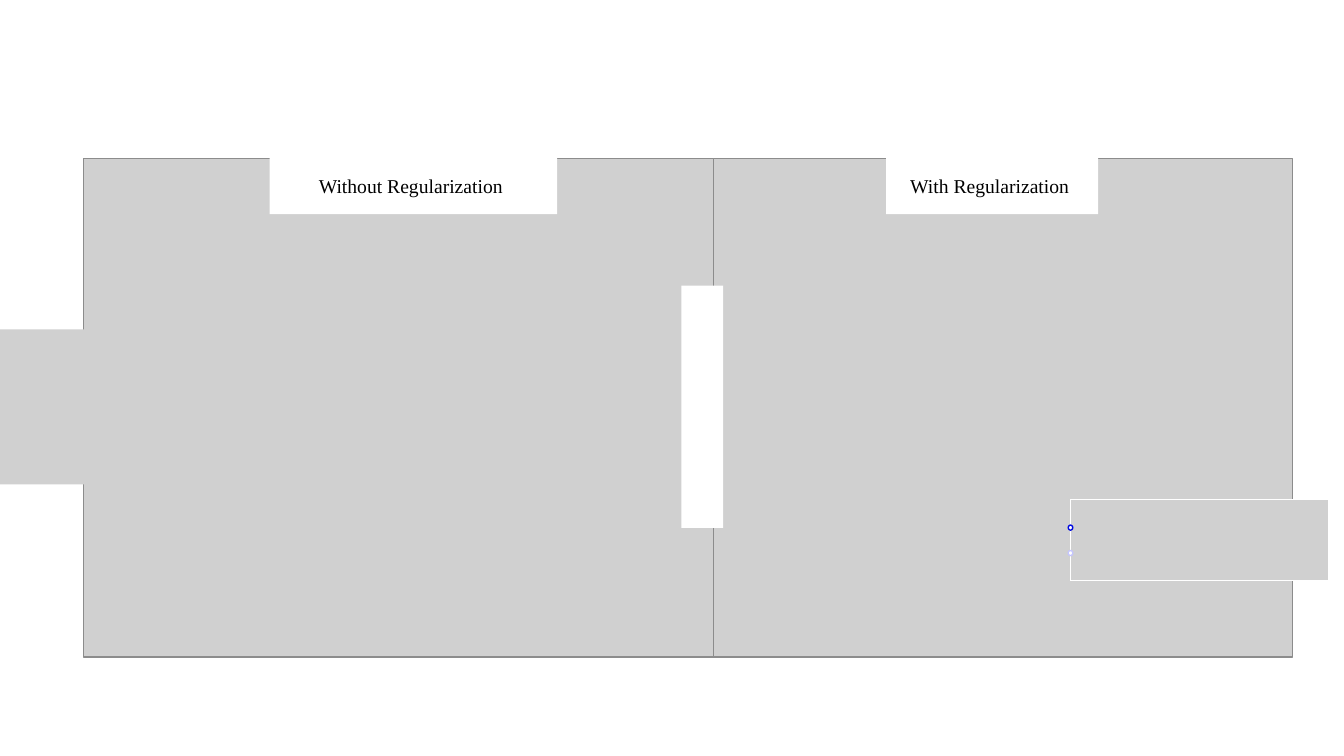
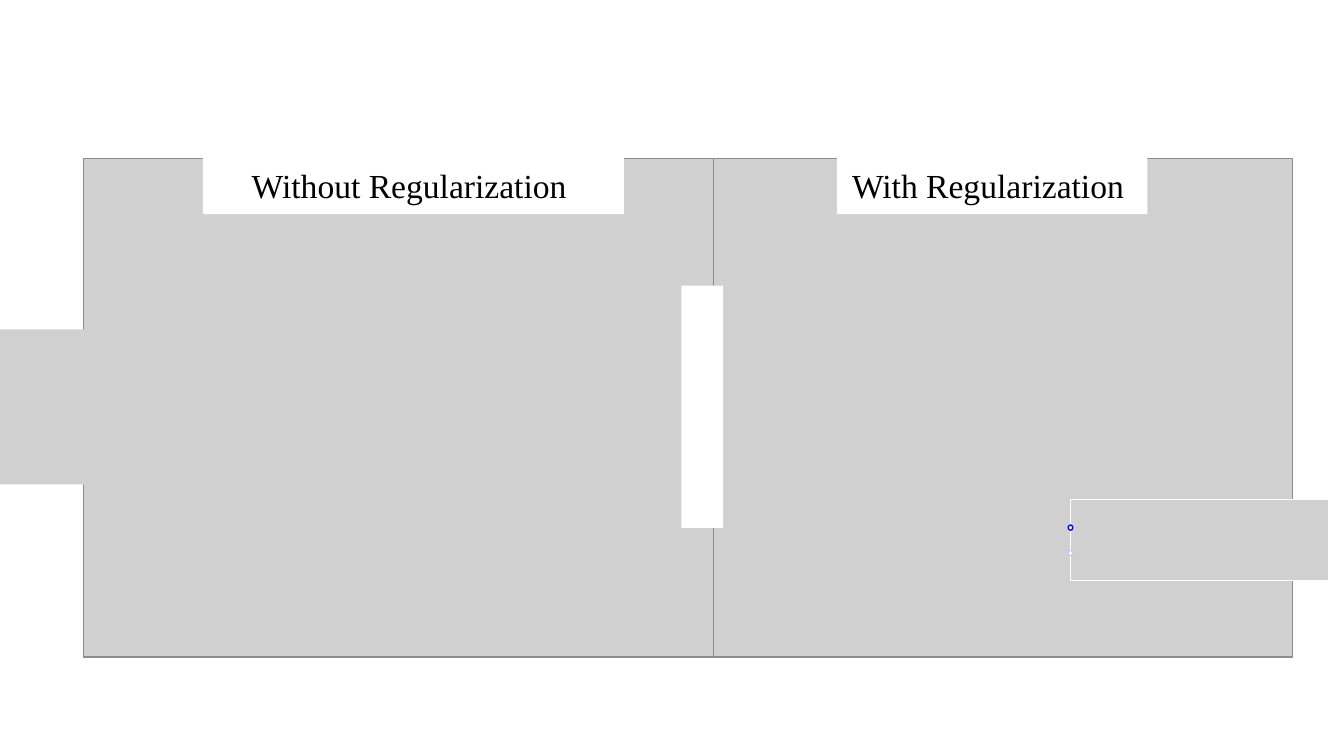
Before and after one commit to David-Taub/HOP-HMM, a slide deck: slide 2 of Help/Figures3.pptx. Drawn at 1344x756 pixels with LibreOffice and Linux fonts; fonts in the diff are those of the drawing; grey boxes stand for pictures. Boxes give left, top, right and bottom in pixels: in the first picture for what was removed or moved away, otherwise in the second. Text is boxed around its words. In the diff, an @@ line names an element or a change of style, - is before the commit and + after.

```diff
--- a/Help/Figures3.pptx
+++ b/Help/Figures3.pptx
@@ rectangle "Without Regularization" at [203,156,624,214]: size 14 to 24 pt @@
@@ rectangle "Without Regularization": place and size @@
-rectangle "Without Regularization" at [269,156,557,214]
+rectangle "Without Regularization" at [203,156,624,214]
@@ rectangle "With Regularization": place and size @@
-rectangle "With Regularization" at [886,156,1098,214]
+rectangle "With Regularization" at [837,156,1147,214]
@@ rectangle "With Regularization" at [837,156,1147,214]: size 14 to 24 pt @@
```
Also in this commit, not shown: 3 other slides changed, 7 other files.
